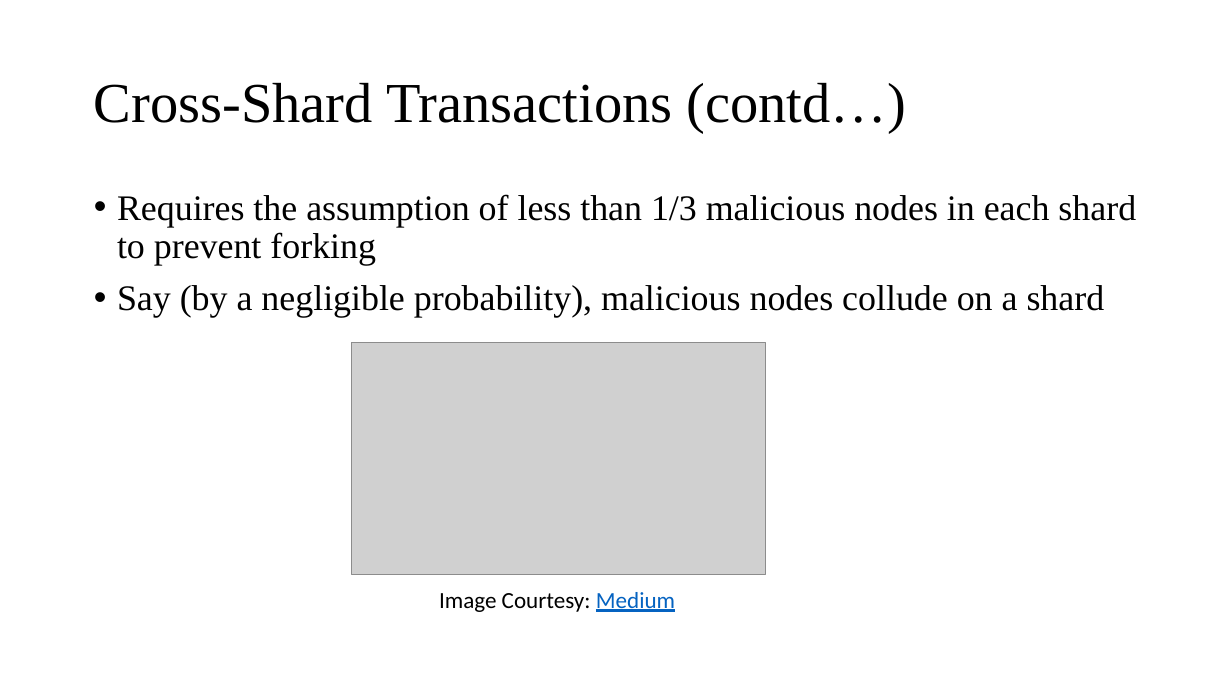
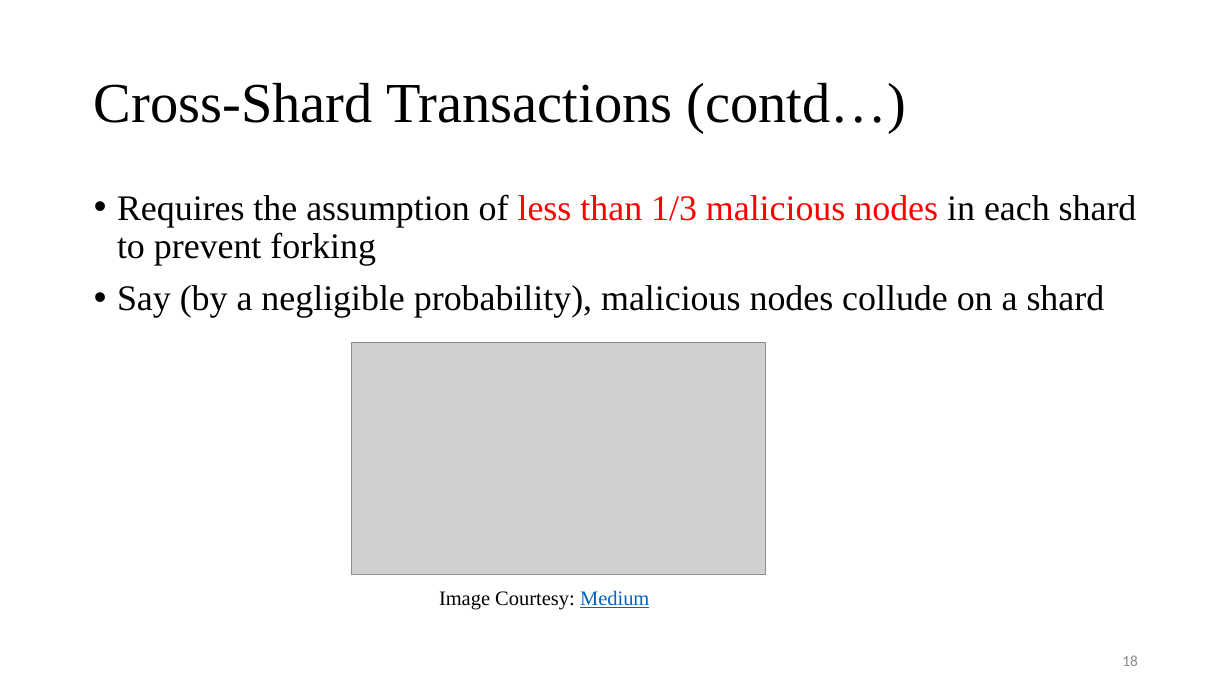
Before and after one commit to Tsajan/2018FallSemPOSTECH, a slide deck: slide 18 of CSED601 Dependable Computing/Sharding.pptx. Drawn at 1232x693 pixels with LibreOffice and Linux fonts; fonts in the diff are those of the drawing; grey boxes stand for pictures. Boxes give left, top, right and bottom in pixels: in the first picture for what was removed or moved away, otherwise in the second. Text is boxed around its words. In the diff, an @@ line names an element or a change of style, - is before the commit and + after.

```diff
--- a/CSED601 Dependable Computing/Sharding.pptx
+++ b/CSED601 Dependable Computing/Sharding.pptx
@@ text at (117,194,1137,266): text colour #000000 to #FF0000 in "less than 1/3 malicious nodes" @@
@@ text "Image Courtesy: Medium" at (439,590,649,610): size 18 to 16 pt, font Calibri to Times New Roman @@
@@ page number added at (1122,655,1138,666), 12 pt, text #8C8C8C @@
+18
```
Also in this commit, not shown: 22 other slides changed, 4 other files.
